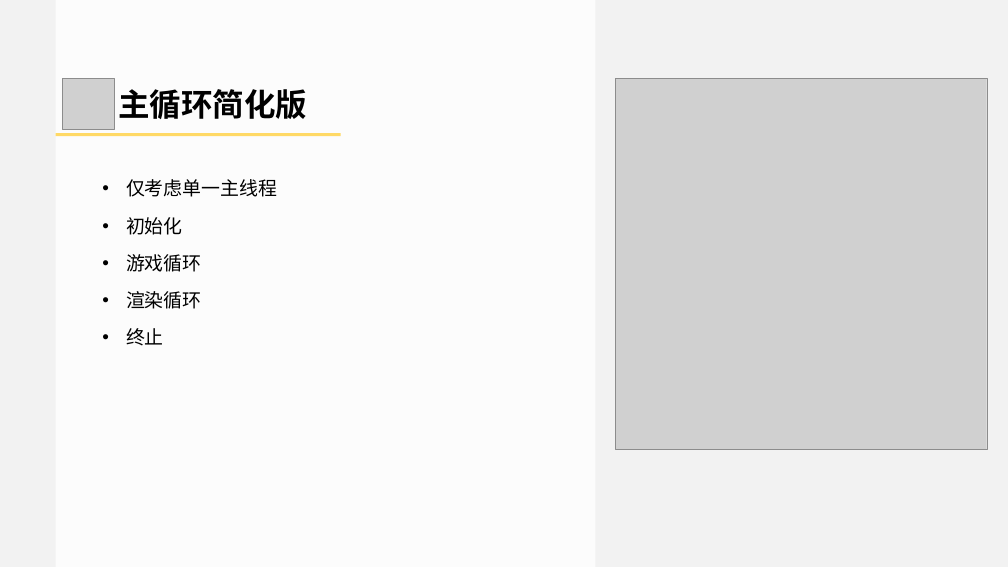
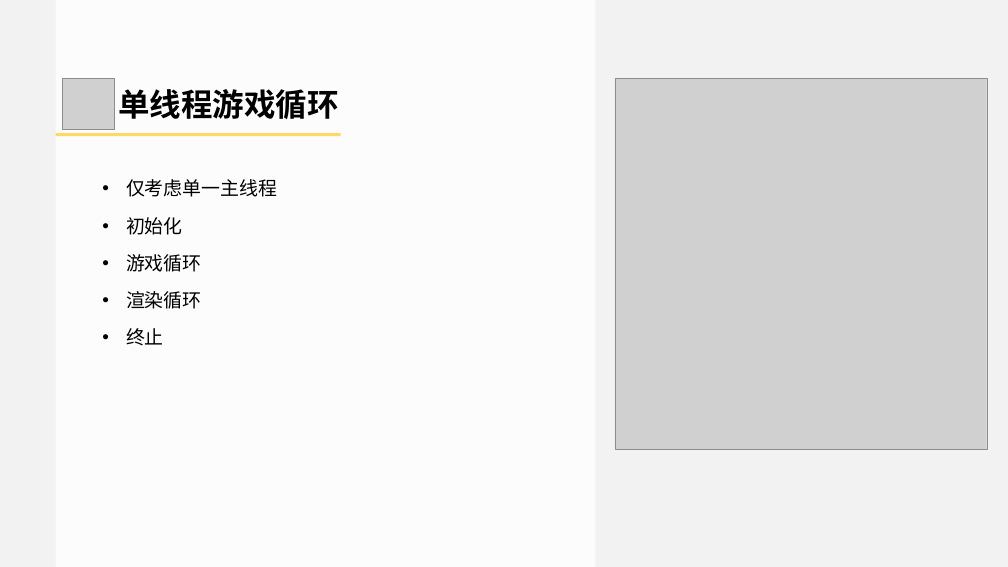
Before and after one commit to doomlover/KSGameEngineTutorials, a slide deck: slide 8 of PPTs/04.引擎基础概念与底层实用系统.pptx. Drawn at 1008x567 pixels with LibreOffice and Linux fonts; fonts in the diff are those of the drawing; grey boxes stand for pictures. Boxes give left, top, right and bottom in pixels: in the first picture for what was removed or moved away, otherwise in the second. Text is boxed around its words. In the diff, an @@ line names an element or a change of style, - is before the commit and + after.

```diff
--- a/PPTs/04.引擎基础概念与底层实用系统.pptx
+++ b/PPTs/04.引擎基础概念与底层实用系统.pptx
@@ text at (118, 89, 339, 119): text changed @@
-主循环简化版
+单线程游戏循环
```
Also in this commit, not shown: 2 other slides changed.
